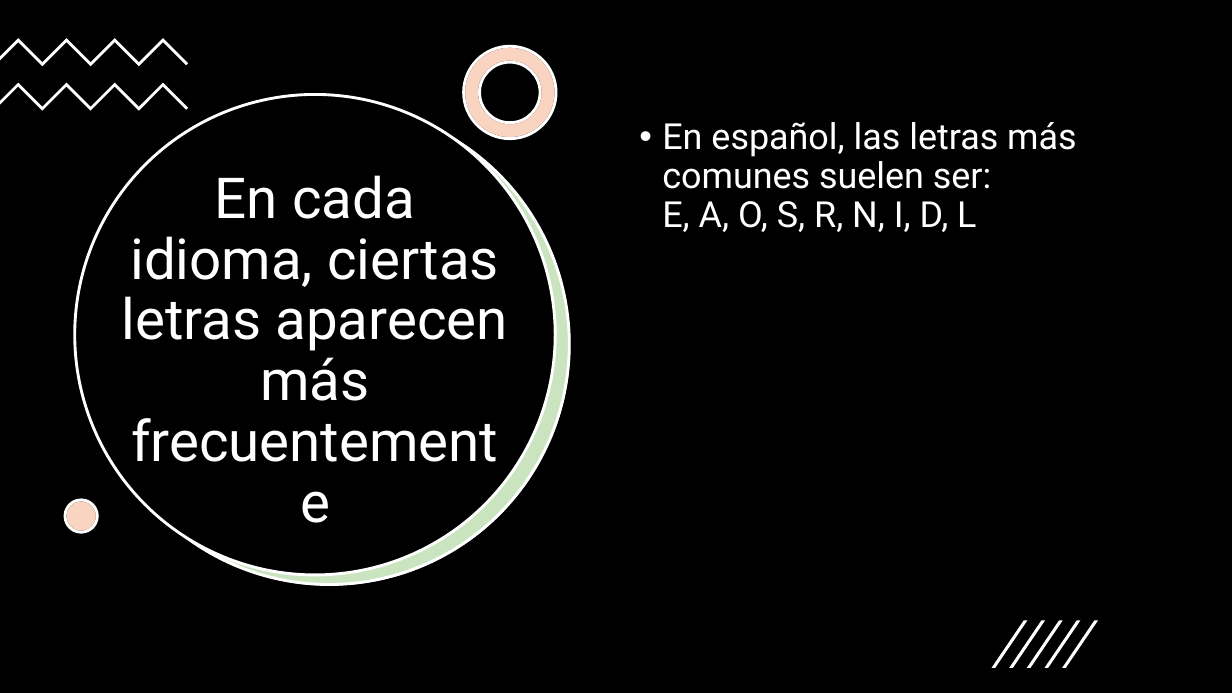
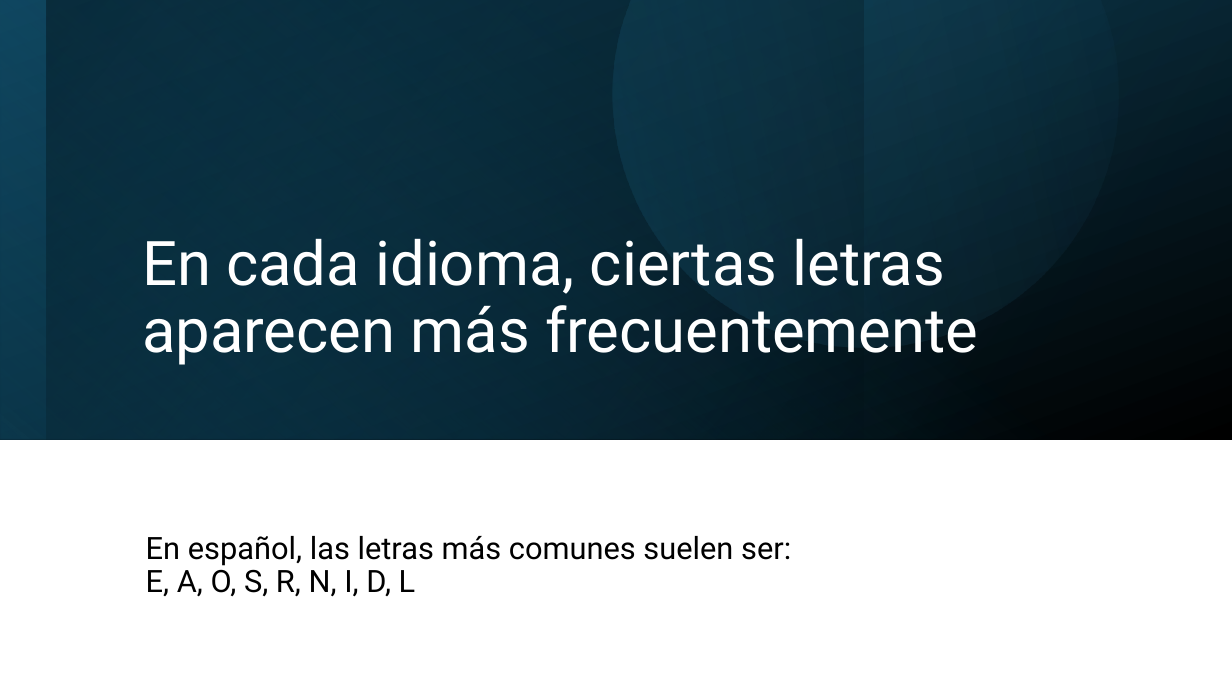
Before and after one commit to AlexPs06/CienciaViva2025-ICAP, a slide deck: slide 15 of Cifrado-Imagenes.pptx (slide 9 before the commit). Drawn at 1232x693 pixels with LibreOffice and Linux fonts; fonts in the diff are those of the drawing. Boxes give left, top, right and bottom in pixels: in the first picture for what was removed or moved away, otherwise in the second. Text is boxed around its words. In the diff, an @@ line names an element or a change of style, - is before the commit and + after.

```diff
--- a/Cifrado-Imagenes.pptx
+++ b/Cifrado-Imagenes.pptx
@@ rectangle at bbox=[0, 0, 1232, 440]: fill #000000 to gradient #104862 to #000000; rotation 0 to 180 degrees @@
@@ rectangle added at bbox=[0, 0, 1232, 439], fill gradient #156082 to #104862 @@
@@ rectangle added at bbox=[0, 0, 863, 440], fill gradient #0B3041 to #000000 @@
@@ rectangle added at bbox=[45, 0, 1232, 440], fill gradient #156082 to #000000 @@
@@ freeform shape added at bbox=[524, 0, 1182, 437], fill gradient #156082 to #46B1E1 @@
@@ freeform shape removed at bbox=[0, 38, 189, 66] @@
@@ freeform shape removed at bbox=[464, 46, 556, 139] @@
@@ freeform shape removed at bbox=[464, 46, 556, 139] @@
@@ freeform shape removed at bbox=[0, 82, 189, 110] @@
@@ title "En cada idioma, ciertas letras ...": place and size @@
-title "En cada idioma, ciertas letras ..." at bbox=[122, 175, 508, 401]
+title "En cada idioma, ciertas letras ..." at bbox=[142, 238, 978, 365]
@@ title "En cada idioma, ciertas letras ..." at bbox=[142, 238, 978, 365]: size 44 to 48 pt; alignment centre to left; vertical alignment middle to bottom @@
@@ ellipse removed at bbox=[75, 94, 555, 575] @@
@@ ellipse removed at bbox=[89, 104, 569, 585] @@
@@ ellipse removed at bbox=[90, 105, 570, 586] @@
@@ ellipse removed at bbox=[65, 500, 97, 532] @@
@@ ellipse removed at bbox=[65, 500, 97, 532] @@
@@ text "En español, las letras más ...": place and size @@
-text "En español, las letras más ..." at bbox=[662, 122, 1077, 232]
+text "En español, las letras más ..." at bbox=[146, 536, 791, 597]
@@ text "En español, las letras más ..." at bbox=[146, 536, 791, 597]: size 28 to 24 pt, text colour #FFFFFF to #000000; bullet • to none; vertical alignment top to middle @@
@@ group removed at bbox=[992, 620, 1099, 667]: 5 freeform shapes @@
```
Also in this commit, not shown: 15 other slides changed, 20 slides added, 2 slides removed, 4 other files.
